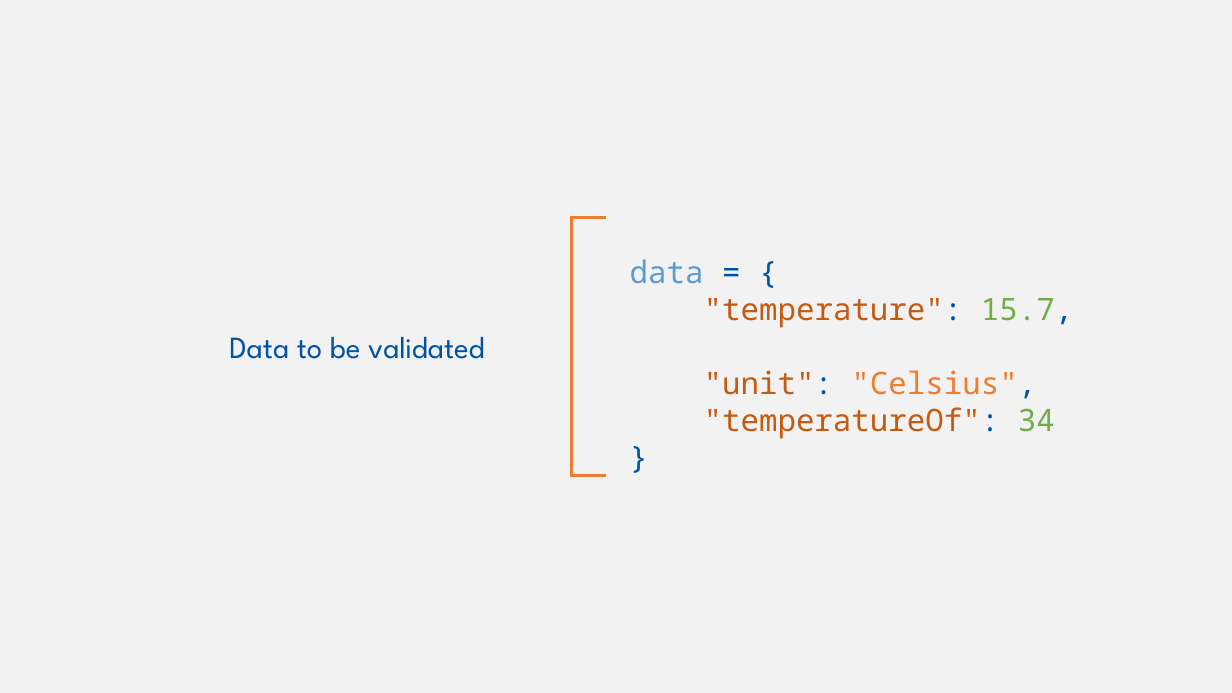
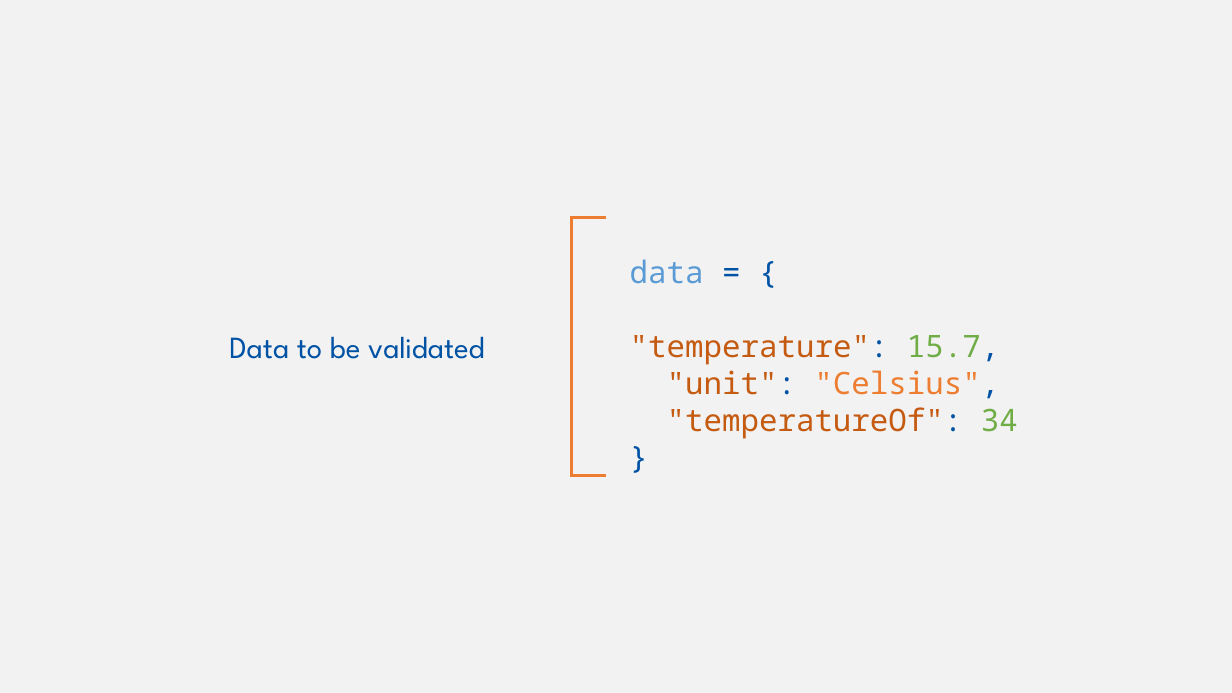
Before and after one commit to w3c/wot-cg, a slide deck: slide 24 of Tutorials/whatiswot/8-JSON_Schema_in_Practice_3/8-JSON_Schema_in_Practice_3.pptx. Drawn at 1232x693 pixels with LibreOffice and Linux fonts; fonts in the diff are those of the drawing. Boxes give left, top, right and bottom in pixels: in the first picture for what was removed or moved away, otherwise in the second. Text is boxed around its words. In the diff, an @@ line names an element or a change of style, - is before the commit and + after.

```diff
--- a/Tutorials/whatiswot/8-JSON_Schema_in_Practice_3/8-JSON_Schema_in_Practice_3.pptx
+++ b/Tutorials/whatiswot/8-JSON_Schema_in_Practice_3/8-JSON_Schema_in_Practice_3.pptx
@@ text "data = {" rewrapped from (x1=630, y1=259, x2=1073, y2=439) to (x1=630, y1=259, x2=1018, y2=439) @@
```
Also in this commit, not shown: 5 other slides changed, 2 other files.
